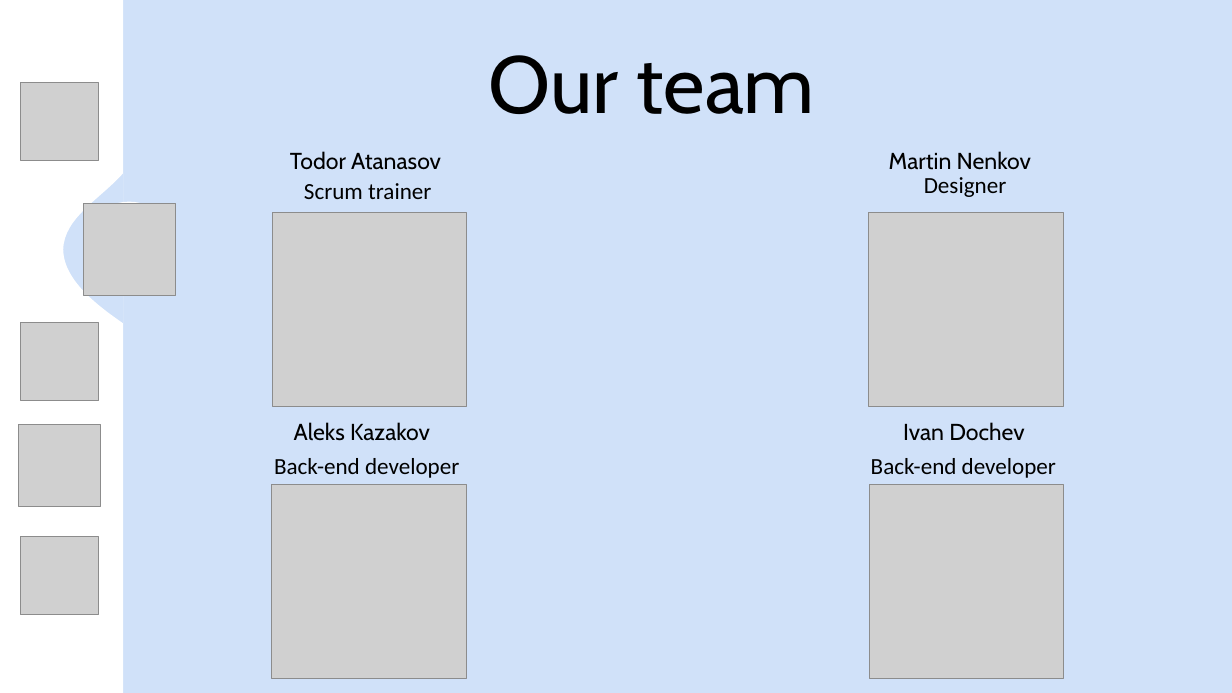
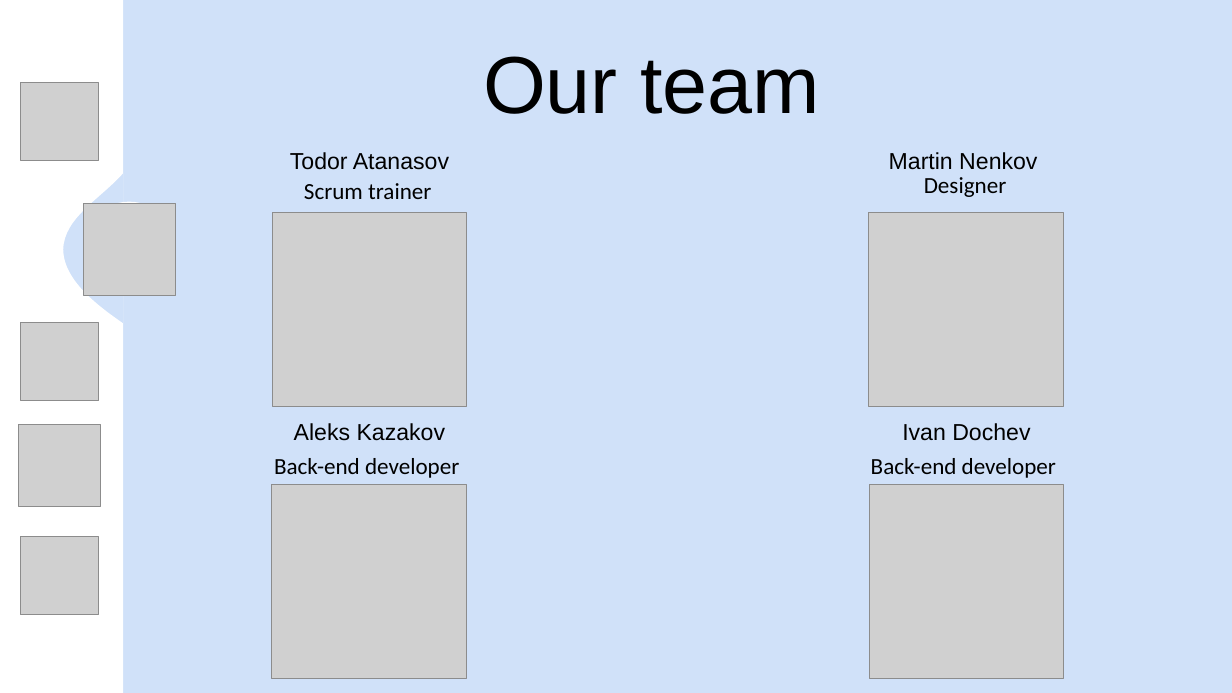
Before and after one commit to TYAtanasov21/Chemistry_Clash, a slide deck: slide 2 of documents/Presentation - Chemistry clash.pptx. Drawn at 1232x693 pixels with LibreOffice and Linux fonts; fonts in the diff are those of the drawing; grey boxes stand for pictures; background and template pictures are left out. Boxes give left, top, right and bottom in pixels: in the first picture for what was removed or moved away, otherwise in the second. Text is boxed around its words. In the diff, an @@ line names an element or a change of style, - is before the commit and + after.

Commit message:
Change presentation font

```diff
--- a/documents/Presentation - Chemistry clash.pptx
+++ b/documents/Presentation - Chemistry clash.pptx
@@ font Cabin to Arial in 5 elements at (483,56,820,114), (290,152,449,170), (889,152,1037,170), (902,423,1030,441), (294,423,446,441) @@
```
Also in this commit, not shown: 3 other slides changed.
